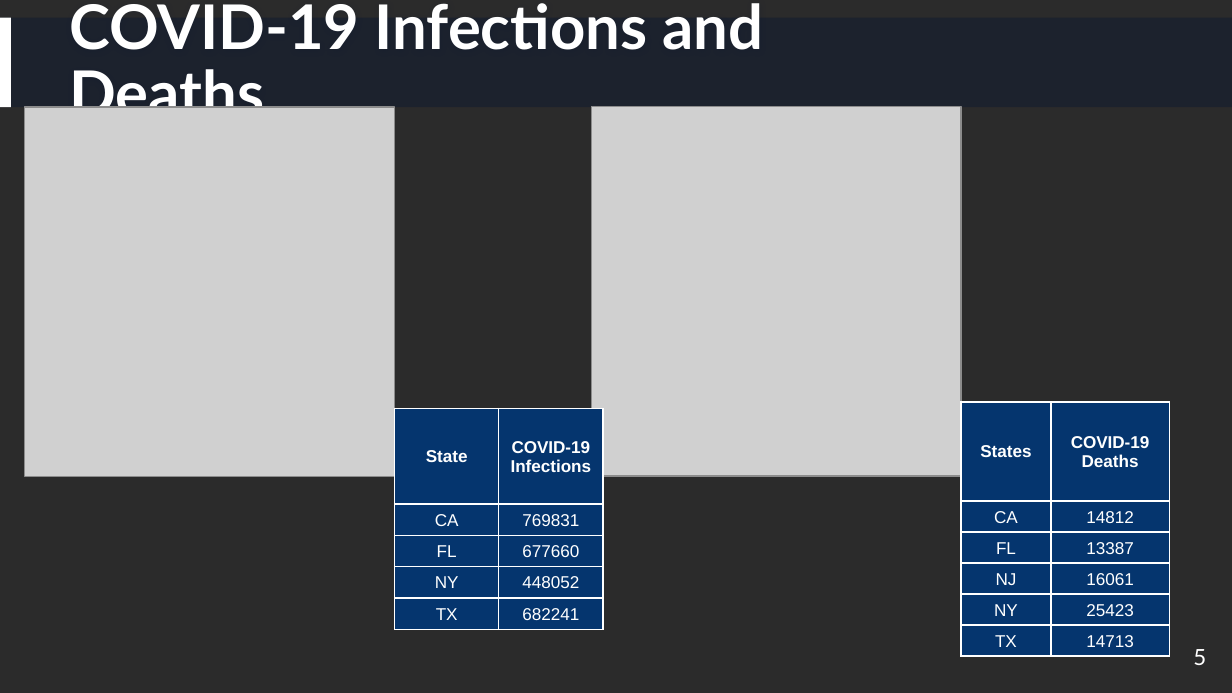
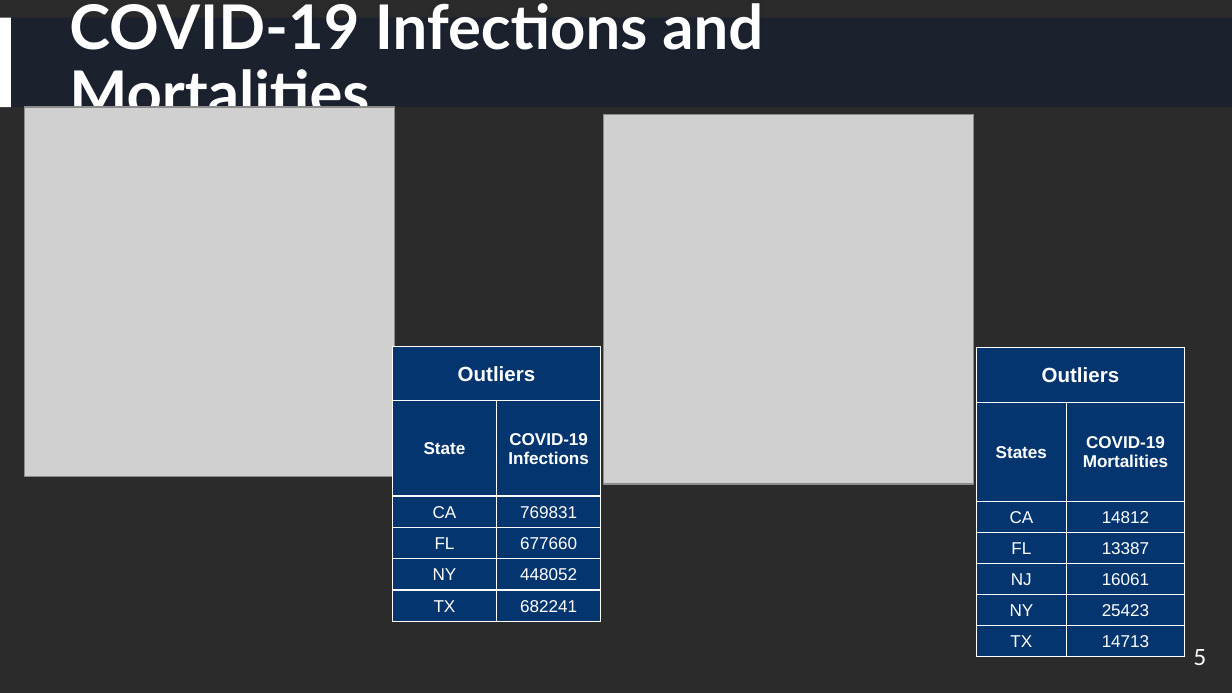
Before and after one commit to havyjavy/Healthcare-and-Covid-19, a slide deck: slide 5 of Behavioral_Economic_Factors_and_COVID-19.pptx. Drawn at 1232x693 pixels with LibreOffice and Linux fonts; fonts in the diff are those of the drawing; grey boxes stand for pictures; background and template pictures are left out; a plain dark background stands for a picture behind light text. Boxes give left, top, right and bottom in pixels: in the first picture for what was removed or moved away, otherwise in the second. Text is boxed around its words. In the diff, an @@ line names an element or a change of style, - is before the commit and + after.

Commit message:
Changed deaths to mortalities in powerpoint. Updated boxplot to show mortalities.  Updated notebook name to mortalities as well.

```diff
--- a/Behavioral_Economic_Factors_and_COVID-19.pptx
+++ b/Behavioral_Economic_Factors_and_COVID-19.pptx
@@ title at [69, 3, 763, 127]: text changed @@
-COVID-19 Infections and Deaths
+COVID-19 Infections and Mortalities
@@ picture: place and size @@
-picture at [591, 106, 961, 476]
+picture at [604, 115, 973, 484]
@@ table at [393, 346, 602, 621] @@
+row 1: Outliers | 
@@ table: place and size @@
-table at [394, 409, 604, 631]
+table at [393, 346, 602, 621]
@@ table at [977, 347, 1185, 657] @@
-row 1: States | COVID-19 / Deaths
+row 1: Outliers | 
+row 2: States | COVID-19 / Mortalities
@@ table: place and size @@
-table at [961, 402, 1169, 657]
+table at [977, 347, 1185, 657]
```
Also in this commit, not shown: 4 other slides changed, 2 other files.
